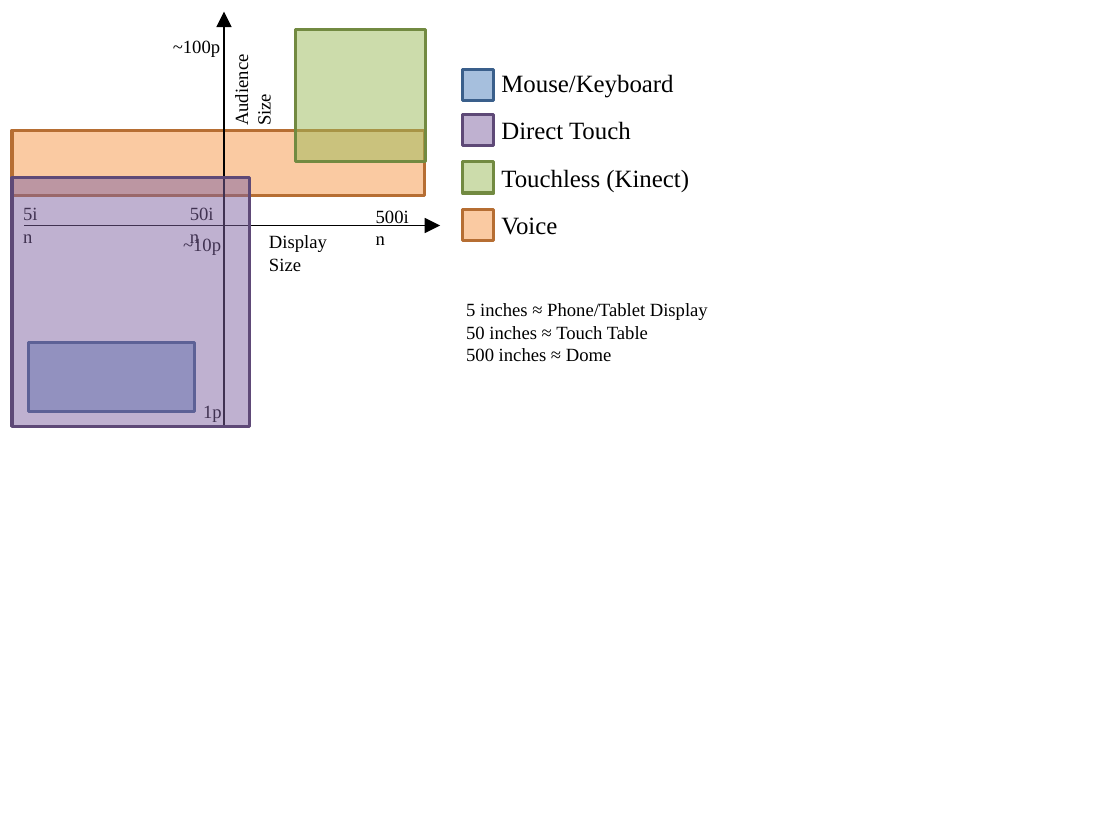
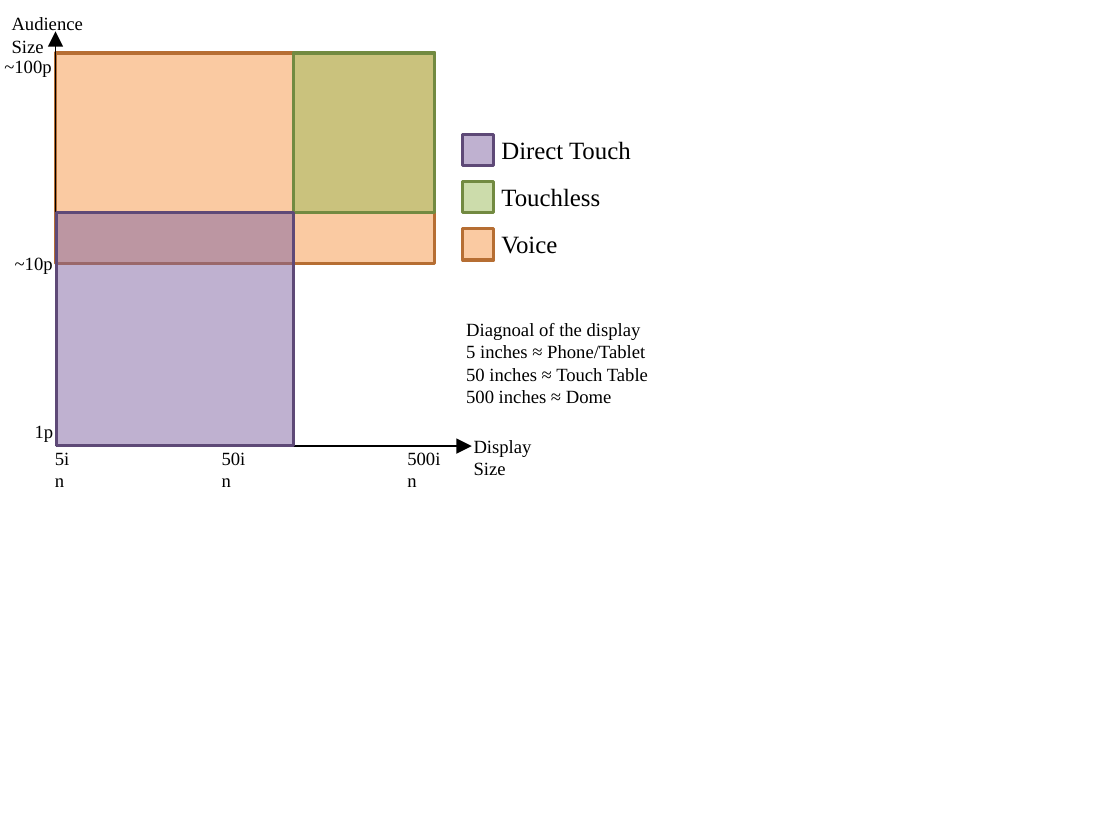
Before and after one commit to alexanderbock/paper-3dvis14-interaction, a slide deck: slide 1 of classifiy_diagram.pptx. Drawn at 1120x840 pixels with LibreOffice and Linux fonts; fonts in the diff are those of the drawing. Boxes give left, top, right and bottom in pixels: in the first picture for what was removed or moved away, otherwise in the second. Text is boxed around its words. In the diff, an @@ line names an element or a change of style, - is before the commit and + after.

```diff
--- a/classifiy_diagram.pptx
+++ b/classifiy_diagram.pptx
@@ text "Audience Size": place and size @@
-text "Audience Size" at [232,61,275,124]
+text "Audience Size" at [12,17,83,54]
@@ text "Audience Size" at [12,17,83,54]: rotation 270 to 0 degrees @@
@@ 3 texts, 1 arrow: place and size @@
-3 texts, 1 arrow at [173,11,224,427]
+3 texts, 1 arrow at [4,31,56,446]
@@ rectangle: place and size @@
-rectangle at [12,130,424,196]
+rectangle at [56,53,436,263]
@@ rectangle: place and size @@
-rectangle at [296,29,427,161]
+rectangle at [293,53,435,213]
@@ rectangle removed at [463,69,494,101] @@
@@ text removed at [501,74,673,98] @@
-Mouse/Keyboard
@@ 3 rectangles, 2 texts: place and size @@
-3 rectangles, 2 texts at [463,114,631,241]
+3 rectangles, 2 texts at [463,134,631,260]
@@ text at [501,188,600,207]: text changed @@
-Touchless (Kinect)
+Touchless
@@ rectangle: place and size @@
-rectangle at [12,178,250,427]
+rectangle at [56,213,293,446]
@@ text "Diagnoal of the display": place and size @@
-text "Diagnoal of the display" at [466,303,708,362]
+text "Diagnoal of the display" at [466,323,648,404]
@@ text at [466,323,645,359]: text changed @@
-5 inches ≈ Phone/Tablet Display
+Diagnoal of the display
+5 inches ≈ Phone/Tablet
@@ rectangle removed at [29,342,195,411] @@
@@ text "5in": place and size @@
-text "5in" at [12,197,58,231]
+text "5in" at [44,441,90,475]
@@ arrow moved from (25, 225) - (440, 225) to (56, 446) - (472, 446) @@
@@ text "50in": place and size @@
-text "50in" at [179,197,233,231]
+text "50in" at [211,441,264,475]
@@ text "500in": place and size @@
-text "500in" at [365,199,428,233]
+text "500in" at [396,441,459,475]
@@ text "Display Size": place and size @@
-text "Display Size" at [269,235,327,271]
+text "Display Size" at [474,440,532,476]
```
Also in this commit, not shown: 2 other files.
